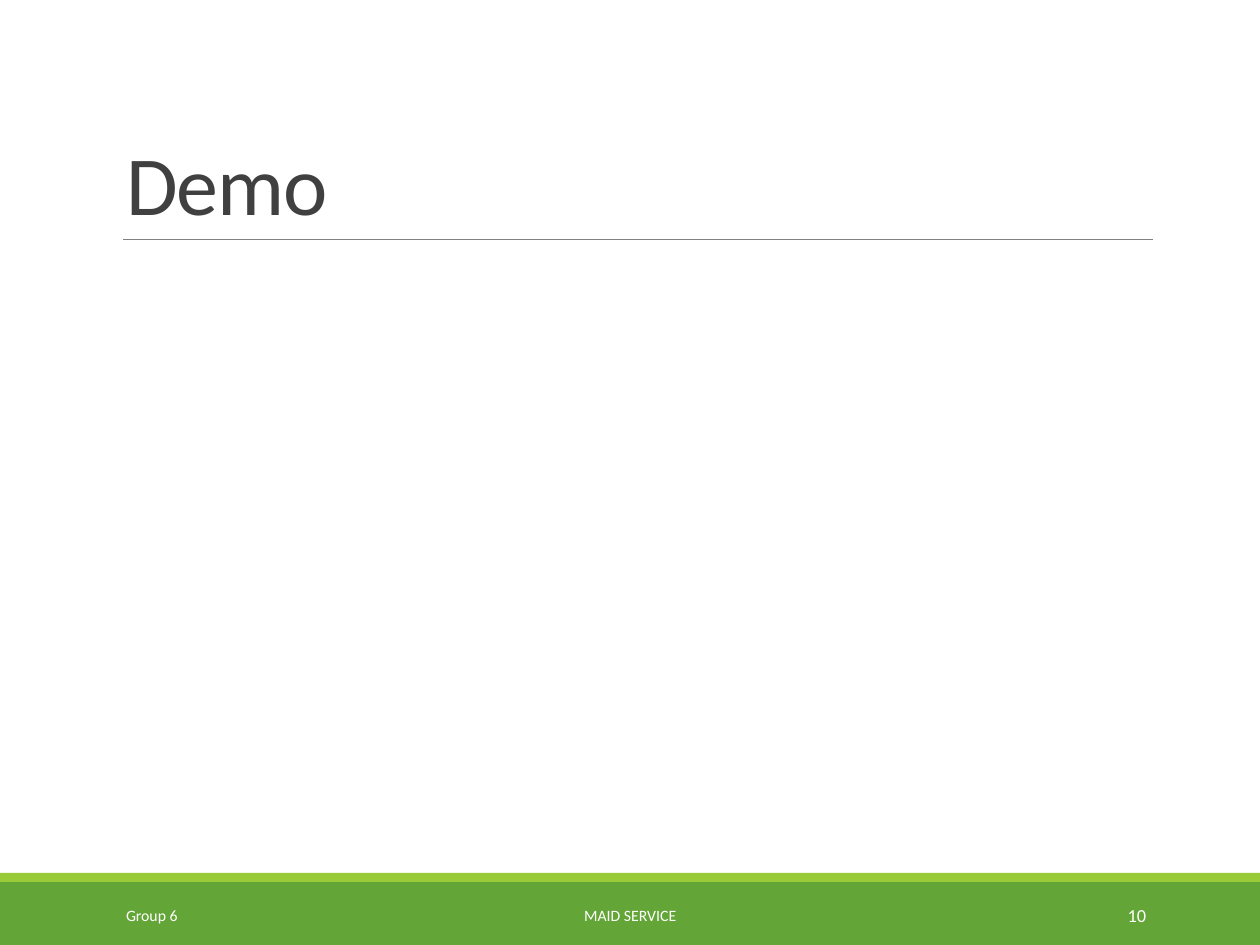
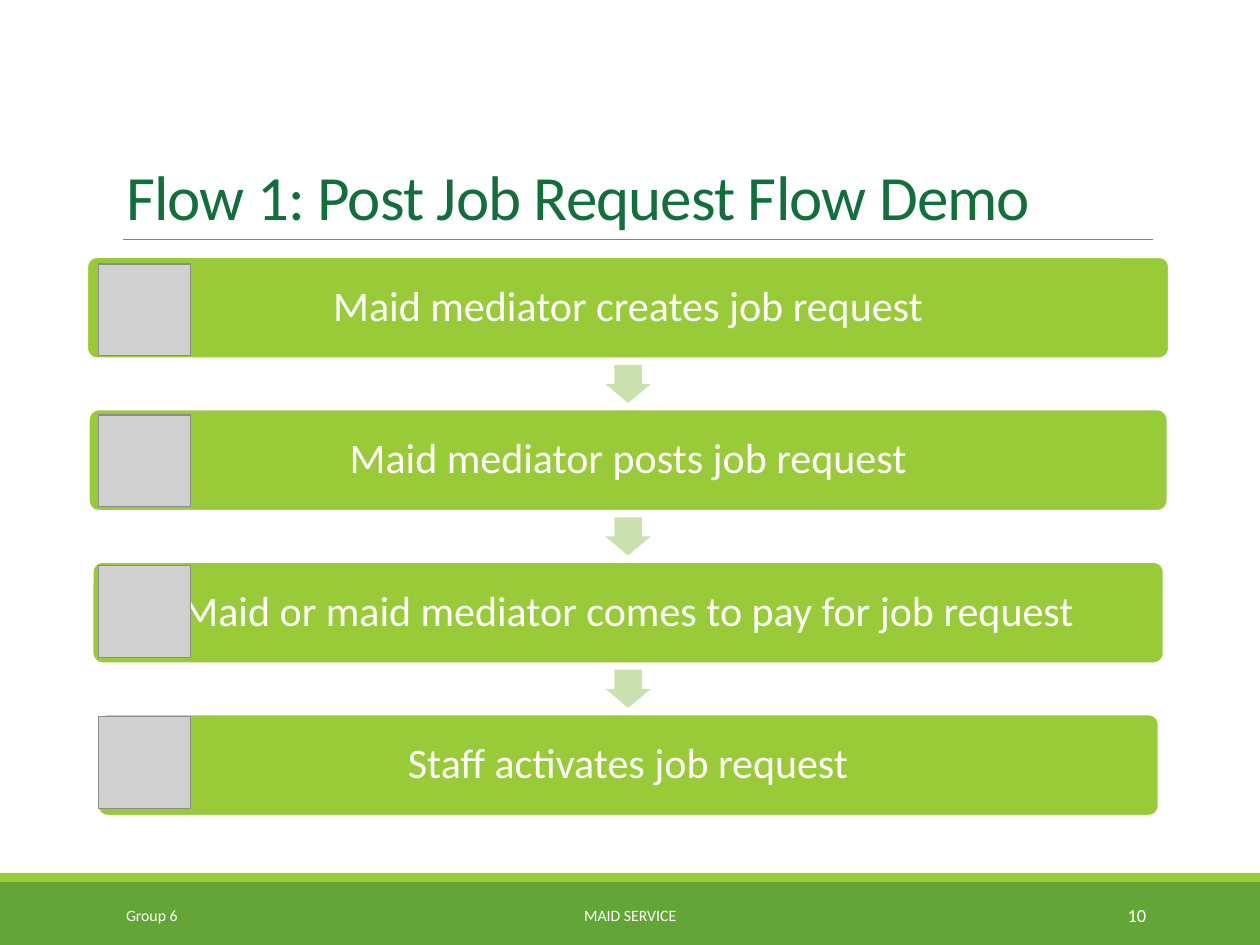
Before and after one commit to TuanBT/ms-website, a slide deck: slide 10 of 06.Personal Archives/04.CongNT/MS_Slide.pptx. Drawn at 1260x945 pixels with LibreOffice and Linux fonts; fonts in the diff are those of the drawing; grey boxes stand for pictures. Boxes give left, top, right and bottom in pixels: in the first picture for what was removed or moved away, otherwise in the second. Text is boxed around its words. In the diff, an @@ line names an element or a change of style, - is before the commit and + after.

```diff
--- a/06.Personal Archives/04.CongNT/MS_Slide.pptx
+++ b/06.Personal Archives/04.CongNT/MS_Slide.pptx
@@ title at <box>126,176,1030,230</box>: text changed; size 48 to 36 pt; text colour #404040 to #116F3C @@
-Demo
+Flow 1: Post Job Request Flow Demo
@@ picture added at <box>98,265,190,357</box> @@
@@ picture added at <box>98,415,190,507</box> @@
@@ picture added at <box>98,566,190,658</box> @@
@@ picture added at <box>98,717,190,809</box> @@
@@ group added at <box>87,257,1169,816</box>: 4 rounded rectangles, 4 texts, 3 right arrows @@
+Maid mediator creates job request
+Maid mediator posts job request
+Maid or maid mediator comes to pay for job request
+Staff activates job request
```
Also in this commit, not shown: 1 other slide changed.
